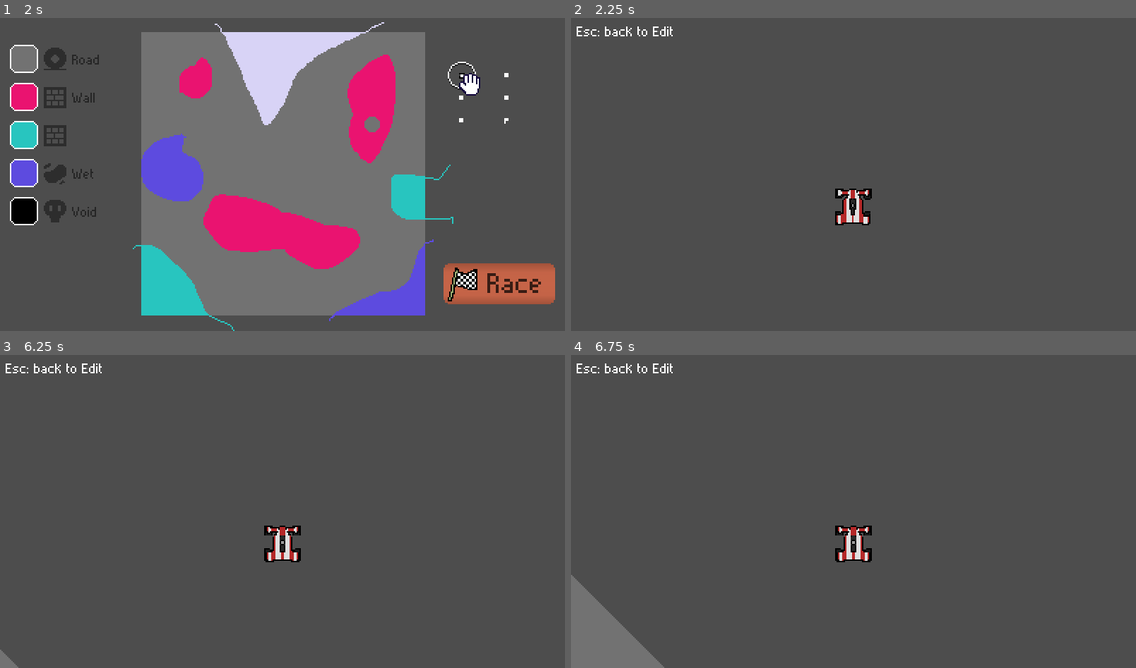
Above: before the commit, frames 1-4 (two rows, left to right).
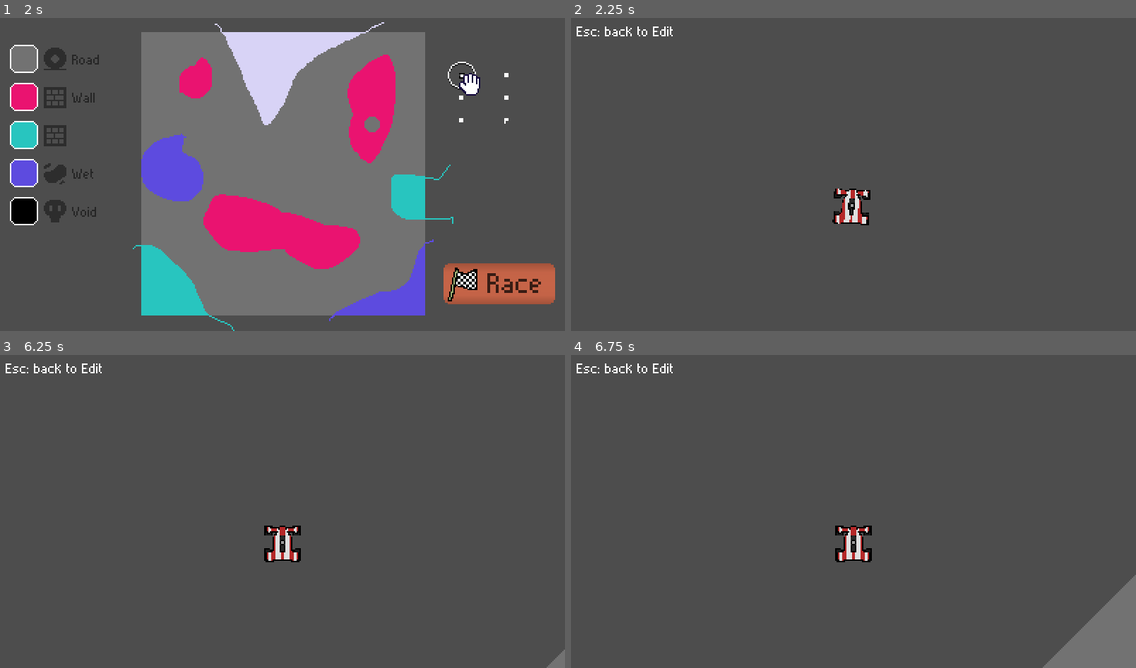
Above: after the commit, the same moments.

Repository: ClementRivaille/circuit-paint-prop
Game: Godot game, scene res://scenes/Main.tscn
The game is run twice, just before and just after one commit, with the same random seed, the same clock (stepped at 60 frames per second) and the same inputs.
Inputs (mouse positions are in pixels of both pictures, inside the frame that each line leads up to):
- Up to frame 1 (2 s): click (22, 58) at 0.52 s; tap Enter at 1.25 s; drag from (282, 174) to (463, 74) at 1.27 s
- Up to frame 2 (2.25 s): drag from (1068, 284) to (853, 174) at 2.02 s
- Up to frame 3 (6.25 s): tap Space at 2.75, 4.25, 5.75 s; move the mouse to (339, 439) at 2.77 s; hold Right (steer_right) 2.78-3.5 s; tap U at 2.85 s; tap Enter at 3.5, 5 s; drag from (254, 574) to (113, 461) at 3.52 s; move the mouse to (452, 558) at 4.27 s; hold Left (steer_left) 4.28-5 s; tap O at 4.35 s; drag from (113, 461) to (197, 430) at 5.02 s; move the mouse to (310, 511) at 5.77 s; press the mouse at (310, 511) at 5.78 s; hold S (brake) from 5.78 s (still down)
- Up to frame 4 (6.75 s): release S (brake) at 6.5 s; release the mouse at (881, 511) at 6.5 s; drag from (768, 430) to (740, 527) at 6.52 s

Frame 1 is identical in both runs. In frame 2, 0.3% of the frame differs, in the area x 46-54%, y 54-67%; in frame 3, 0.2%; in frame 4, 5.0%, in the area x 0-100%, y 70-100%.

Commit message:
fix(kart): rotate toward goal

Diff:
--- a/scripts/kart.gd
+++ b/scripts/kart.gd
@@ -24,7 +24,7 @@
 
 	current_speed = 0.0
 	var goal_position := GameStore.get_global_position(GameStore.goal_position)
-	rotation = global_position.angle_to_point(goal_position)
+	rotation = global_position.angle_to_point(goal_position) + PI/2
 
 	active = true
 
